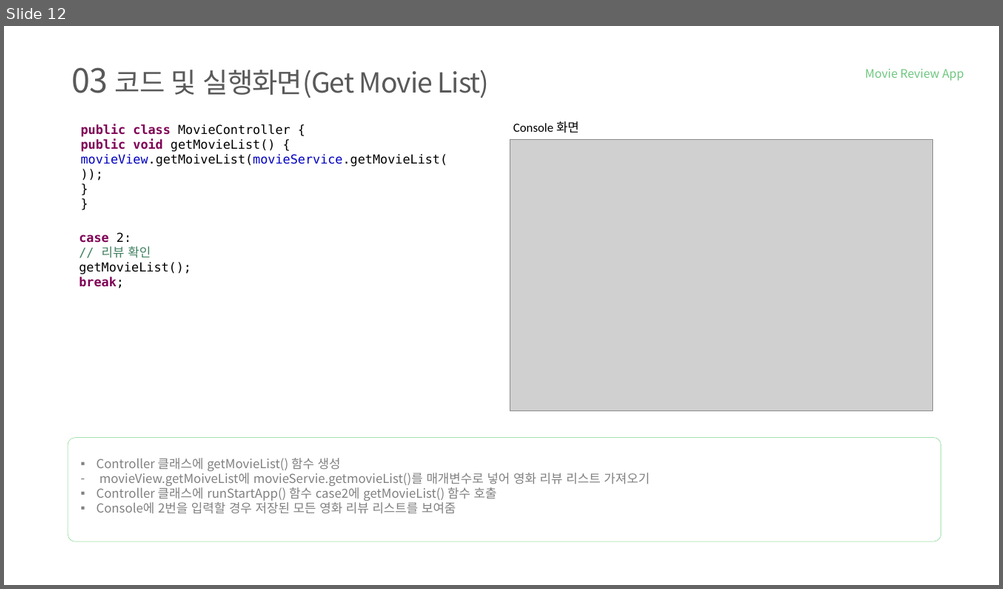
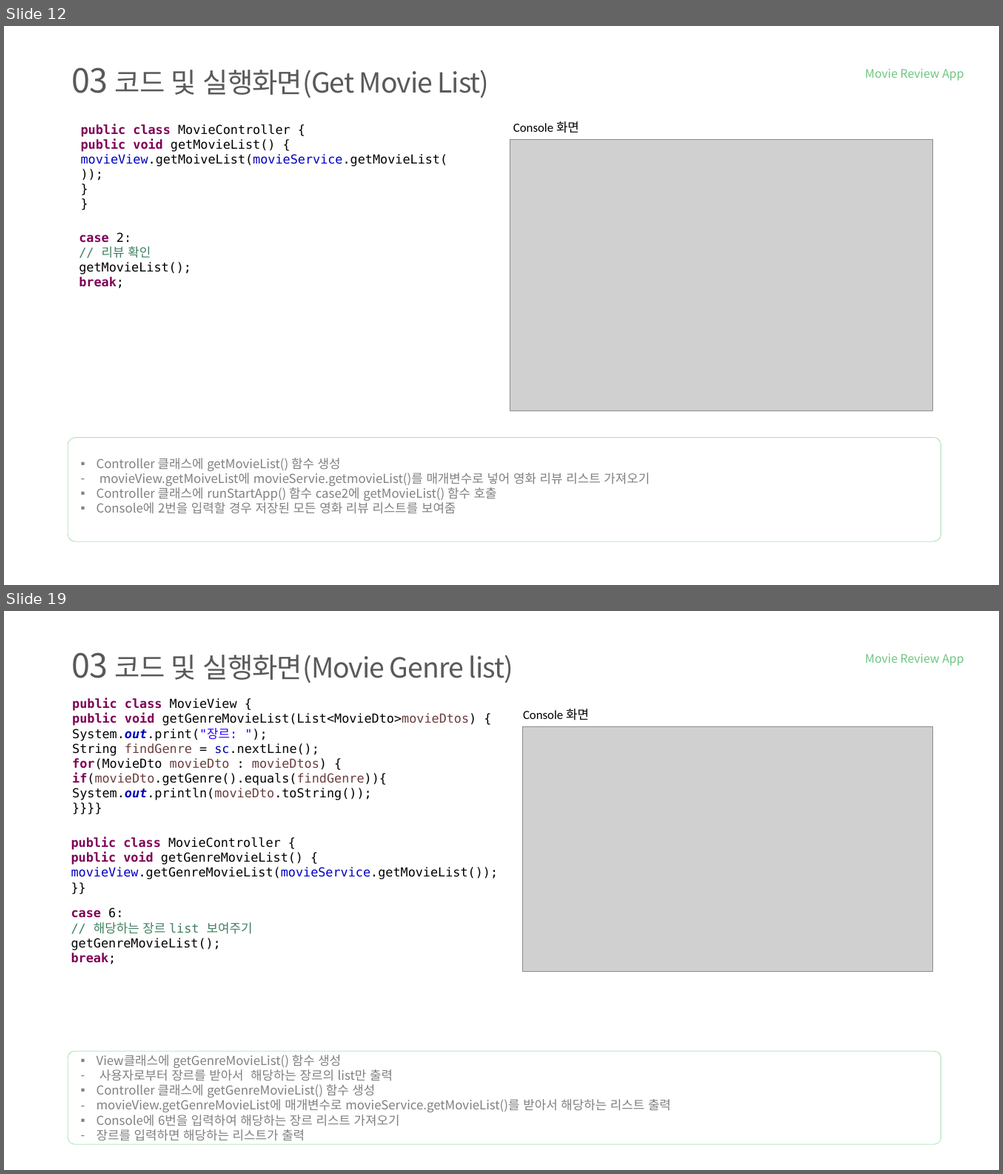
Before and after one commit to tnwjd121/MovieApp, a slide deck: ppt/국비(정보처리기능사)_백수정.pptx. Shown one above the other, each under a label of ours: slide 12 before the commit, slides 12 and 19 after it; the slides between them are not shown. The pictures are 1003x589 and 1003x1174 pixels, drawn with LibreOffice and Linux fonts; fonts in the diff are those of the drawing; grey boxes stand for pictures; background and template pictures are left out. Boxes give left, top, right and bottom in pixels: in the first picture for what was removed or moved away, otherwise in the second. Text is boxed around its words. In the diff, an @@ line names an element or a change of style, - is before the commit and + after.

```diff
--- a/ppt/국비(정보처리기능사)_백수정.pptx
+++ b/ppt/국비(정보처리기능사)_백수정.pptx
@@ slide 19 added at <box>4,611,999,1170</box>, background #FFFFFF @@
@@ text added at <box>72,652,513,683</box>, 40 pt, text #595959 @@
+03 코드 및 실행화면(Movie Genre list)
@@ text added at <box>865,654,963,666</box>, 17 pt, text #6EC67F @@
+Movie Review App
@@ text added at <box>72,698,477,800</box>, 18 pt, text #000000 @@
+public class MovieView {
+public void getGenreMovieList(List<MovieDto>movieDtos) {
+System.out.print("장르: ");
+String findGenre = sc.nextLine();
+for(MovieDto movieDto : movieDtos) {
+if(movieDto.getGenre().equals(findGenre)){
+System.out.println(movieDto.toString());
+}}}}
@@ text added at <box>523,709,589,721</box>, 18 pt, text #000000 @@
+Console 화면
@@ picture added at <box>522,727,933,971</box> @@
@@ text added at <box>71,837,498,880</box>, 18 pt, text #000000 @@
+public class MovieController {
+public void getGenreMovieList() {
+movieView.getGenreMovieList(movieService.getMovieList());
+}}
@@ text added at <box>71,908,253,965</box>, 18 pt, text #000000 @@
+case 6:
+// 해당하는 장르 list 보여주기
+getGenreMovieList();
+break;
@@ rounded rectangle added at <box>68,1051,940,1145</box>, outline #75D387 0.5 pt @@
@@ text added at <box>96,1055,671,1142</box>, 18 pt, text #808080 @@
+▪ View클래스에 getGenreMovieList() 함수 생성
+– 사용자로부터 장르를 받아서 해당하는 장르의 list만 출력
+▪ Controller 클래스에 getGenreMovieList() 함수 생성
+– movieView.getGenreMovieList에 매개변수로 movieService.getMovieList()를 받아서 해당하는 리스트 출력
+▪ Console에 6번을 입력하여 해당하는 장르 리스트 가져오기
+– 장르를 입력하면 해당하는 리스트가 출력
```
Also in this commit, not shown: 3 slides changed, 9 other slides added, 2 slides removed, 1 other file.
